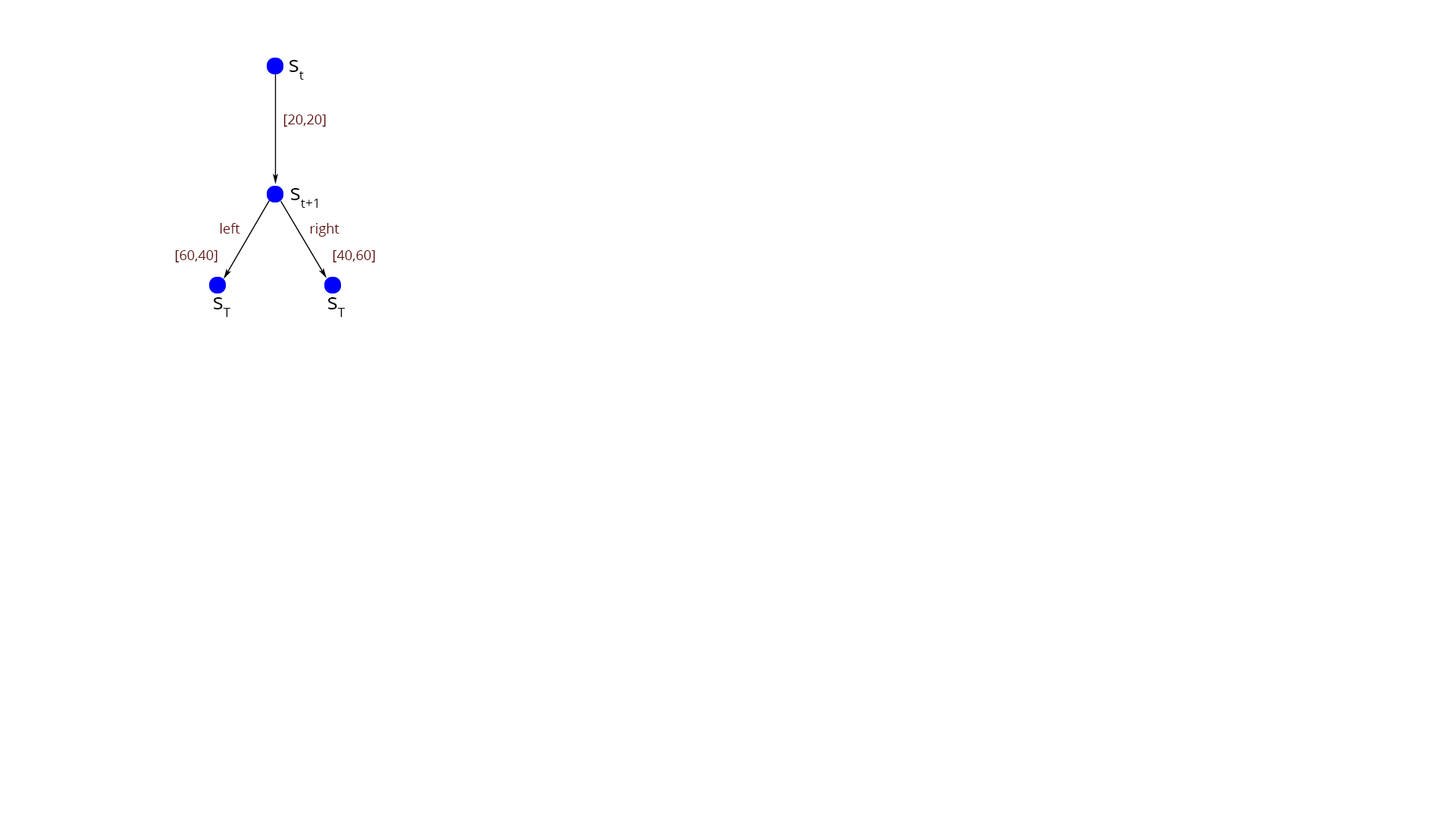
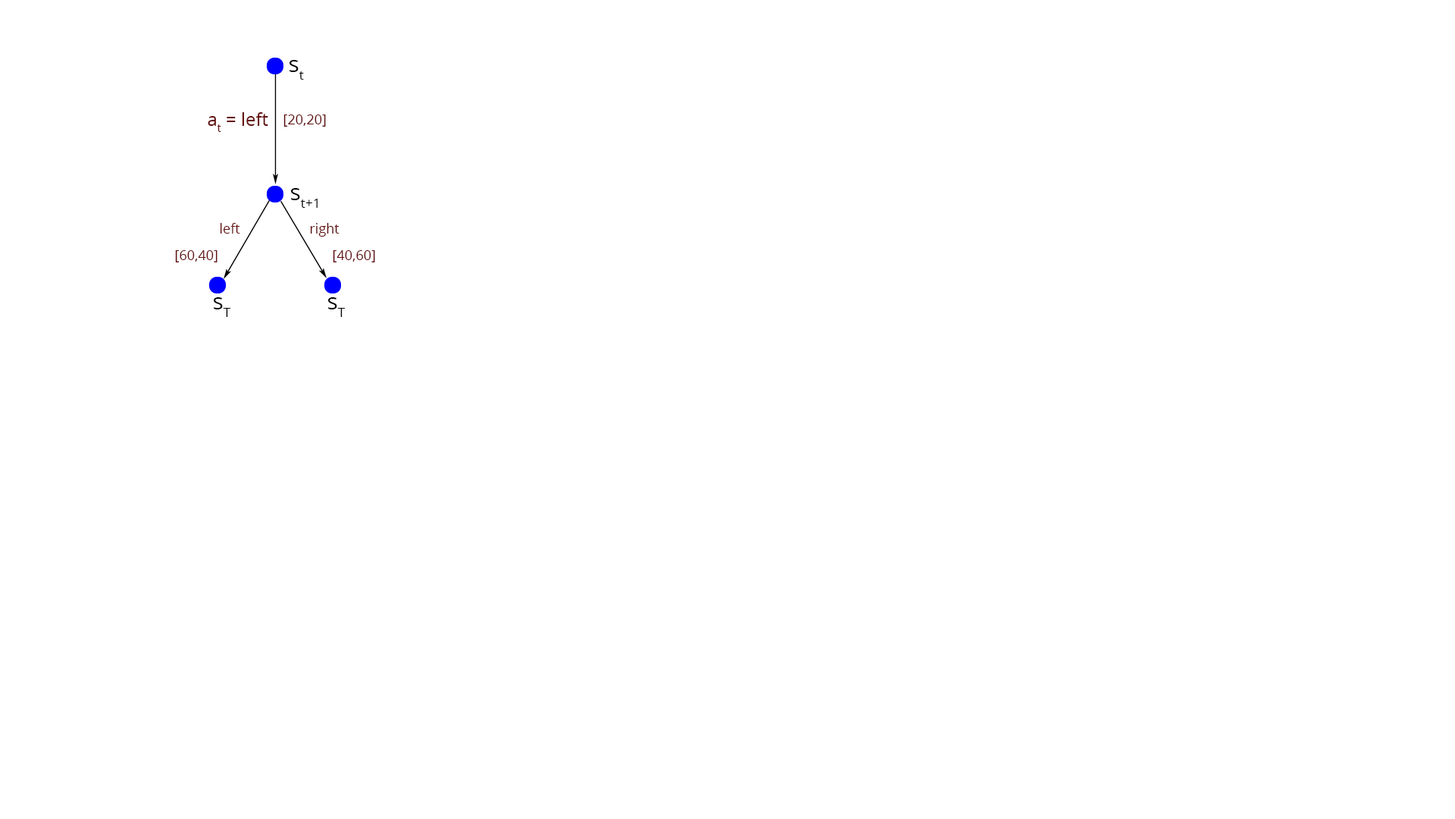
Two versions of the same layered image (1455px x 819px). Layer-by-layer changes:
added layer "at = left" above "right" over [207,112,269,132]
